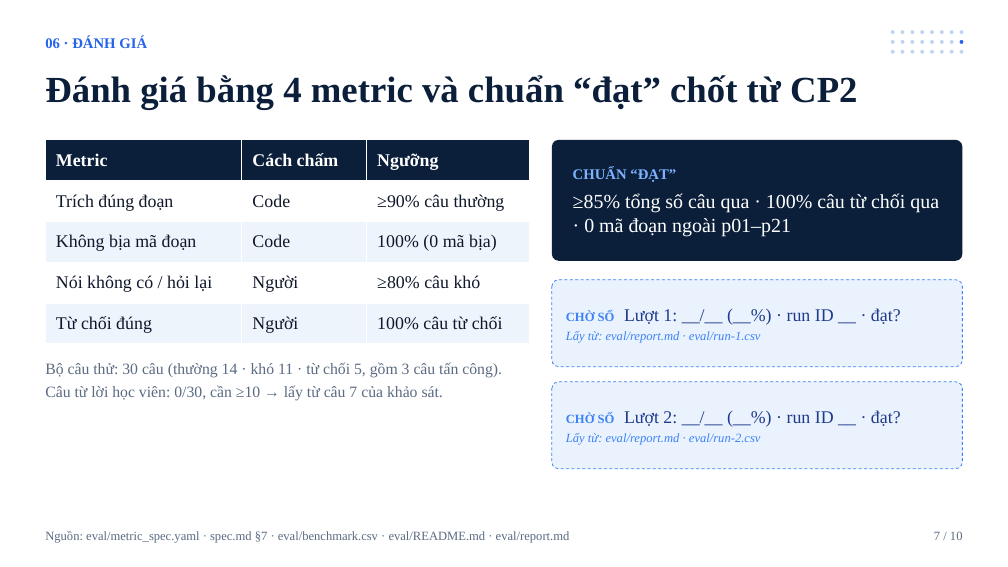
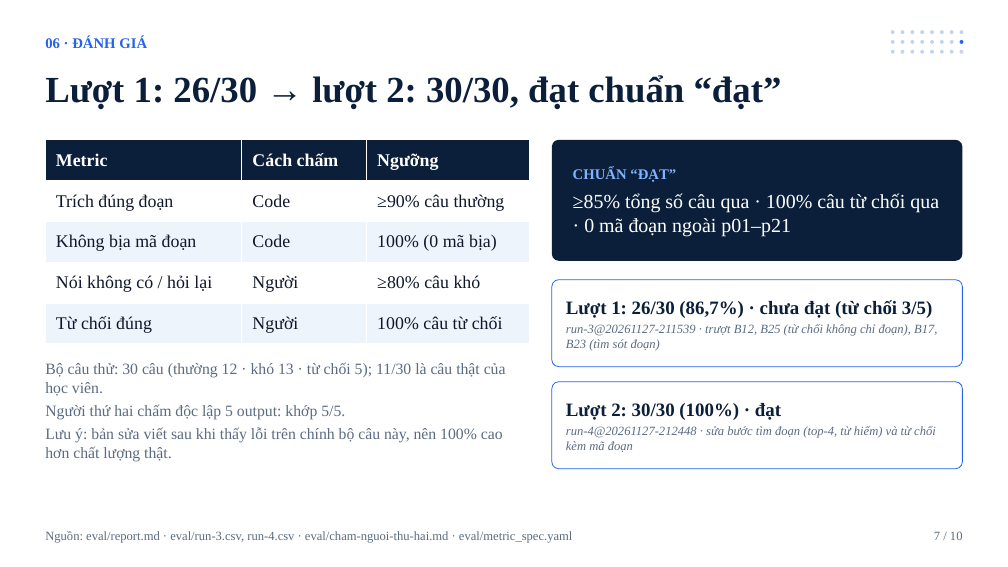
Before and after one commit to 24022404/24022-K5-Day15-L3A-Fightingggg, a slide deck: slide 7 of slides/demo-slides.pptx. Drawn at 1008x567 pixels with LibreOffice and Linux fonts; fonts in the diff are those of the drawing. Boxes give left, top, right and bottom in pixels: in the first picture for what was removed or moved away, otherwise in the second. Text is boxed around its words. In the diff, an @@ line names an element or a change of style, - is before the commit and + after.

```diff
--- a/slides/demo-slides.pptx
+++ b/slides/demo-slides.pptx
@@ text at (45,75,782,109): text changed @@
-Đánh giá bằng 4 metric và chuẩn “đạt” chốt từ CP2
+Lượt 1: 26/30 → lượt 2: 30/30, đạt chuẩn “đạt”
@@ rounded rectangle "Lượt 1: 26/30 (86,7%) · ..." at (552,280,963,367): fill #EAF2FE to #FFFFFF; outline #3B82F6 0.75 pt dashed to #2563EB 0.75 pt @@
@@ text in rounded rectangle at (566,300,937,351): text changed; text colour #3B82F6 to #5B6B82 @@
-CHỜ SỐ Lượt 1: __/__ (__%) · run ID __ · đạt?
-Lấy từ: eval/report.md · eval/run-1.csv
+Lượt 1: 26/30 (86,7%) · chưa đạt (từ chối 3/5)
+run-3@20261127-211539 · trượt B12, B25 (từ chối không chỉ đoạn), B17, B23 (tìm sót đoạn)
@@ text at (45,362,506,443): text changed @@
-Bộ câu thử: 30 câu (thường 14 · khó 11 · từ chối 5, gồm 3 câu tấn công).
-Câu từ lời học viên: 0/30, cần ≥10 → lấy từ câu 7 của khảo sát.
+Bộ câu thử: 30 câu (thường 12 · khó 13 · từ chối 5); 11/30 là câu thật của học viên.
+Người thứ hai chấm độc lập 5 output: khớp 5/5.
+Lưu ý: bản sửa viết sau khi thấy lỗi trên chính bộ câu này, nên 100% cao hơn chất lượng thật.
@@ rounded rectangle "Lượt 2: 30/30 (100%) · ..." at (552,382,963,469): fill #EAF2FE to #FFFFFF; outline #3B82F6 0.75 pt dashed to #2563EB 0.75 pt @@
@@ text in rounded rectangle at (566,403,936,452): text changed; text colour #3B82F6 to #5B6B82 @@
-CHỜ SỐ Lượt 2: __/__ (__%) · run ID __ · đạt?
-Lấy từ: eval/report.md · eval/run-2.csv
+Lượt 2: 30/30 (100%) · đạt
+run-4@20261127-212448 · sửa bước tìm đoạn (top-4, từ hiếm) và từ chối kèm mã đoạn
@@ text at (45,531,572,543): text changed @@
-Nguồn: eval/metric_spec.yaml · spec.md §7 · eval/benchmark.csv · eval/README.md · eval/report.md
+Nguồn: eval/report.md · eval/run-3.csv, run-4.csv · eval/cham-nguoi-thu-hai.md · eval/metric_spec.yaml
```
Also in this commit, not shown: 6 other slides changed, 13 other files.
